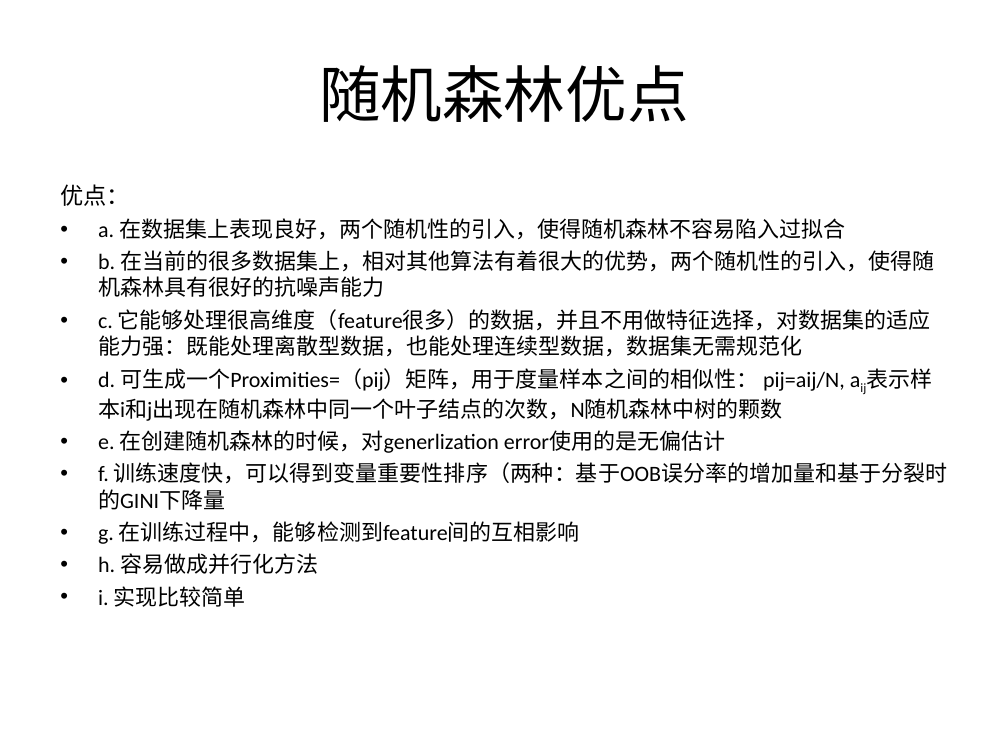
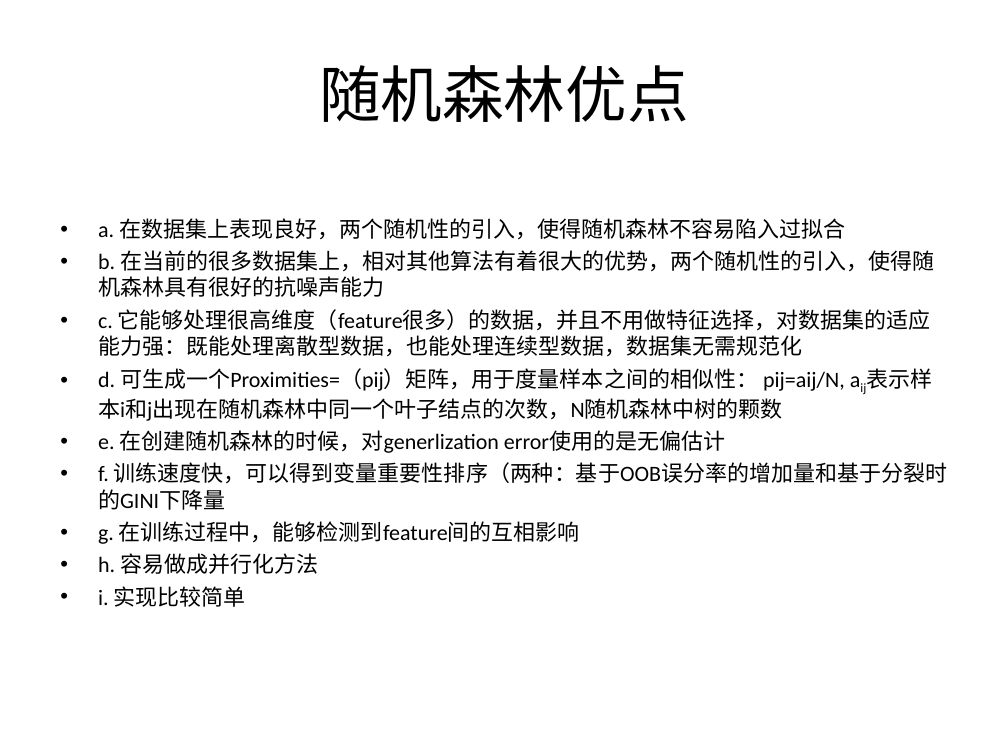
Before and after one commit to fighting-one-piece/shell-scripts, a slide deck: slide 33 of data_mining/src/main/resources/doc/decisiontree.ppt (slide 24 before the commit). Drawn at 1008x756 pixels with LibreOffice and Linux fonts; fonts in the diff are those of the drawing. Boxes give left, top, right and bottom in pixels: in the first picture for what was removed or moved away, otherwise in the second. Text is boxed around its words. In the diff, an @@ line names an element or a change of style, - is before the commit and + after.

```diff
--- a/data_mining/src/main/resources/doc/decisiontree.ppt
+++ b/data_mining/src/main/resources/doc/decisiontree.ppt
@@ text at <box>60,184,130,206</box>: paragraph removed @@
-优点：
```
Also in this commit, not shown: 10 slides added, 6 other files.
